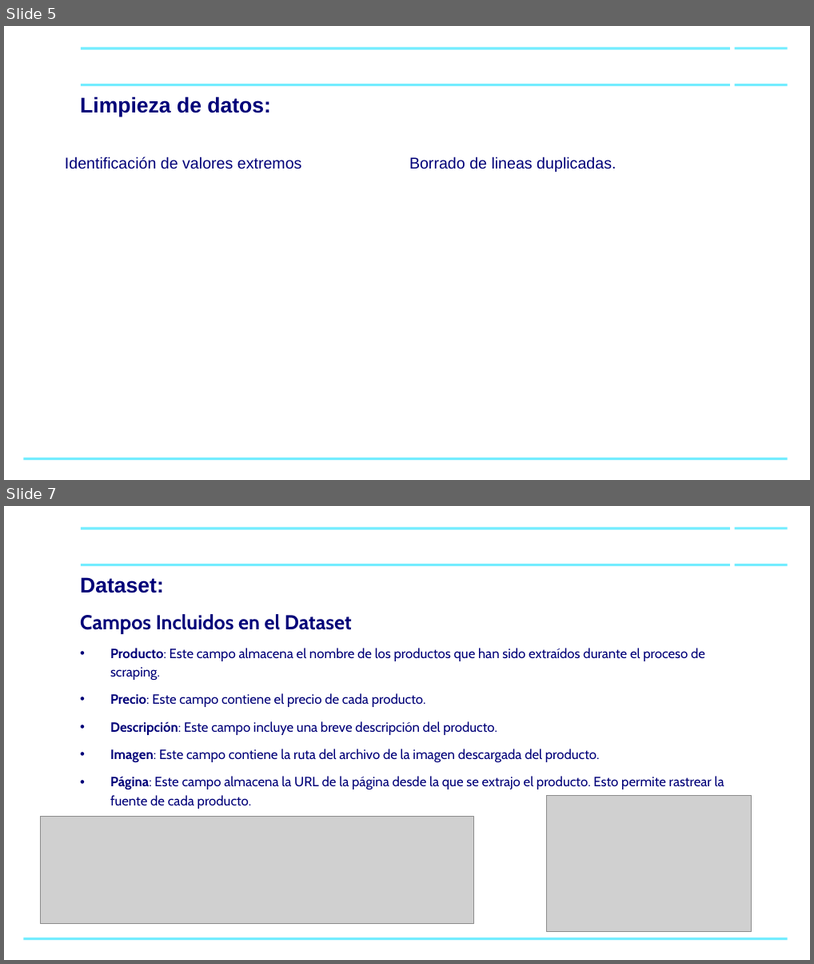
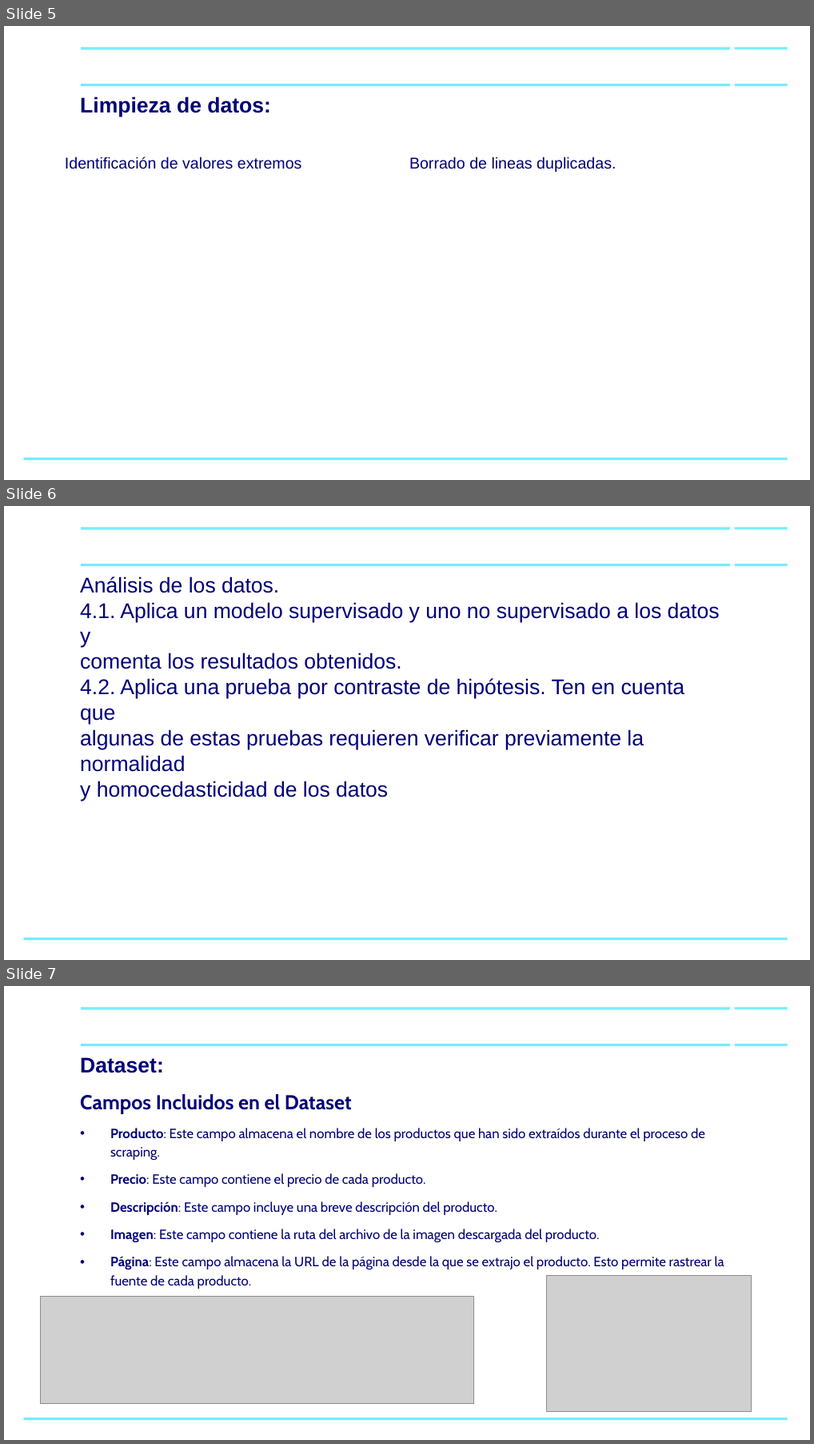
Before and after one commit to jgonzalezon/PR2, a slide deck: Ingresos.pptx. Shown one above the other, each under a label of ours: slides 5 and 7 before the commit, slides 5, 6 and 7 after it; the slides between them are not shown. The pictures are 814x964 and 814x1444 pixels, drawn with LibreOffice and Linux fonts; fonts in the diff are those of the drawing; grey boxes stand for pictures; background and template pictures are left out. Boxes give left, top, right and bottom in pixels: in the first picture for what was removed or moved away, otherwise in the second. Text is boxed around its words. In the diff, an @@ line names an element or a change of style, - is before the commit and + after.

```diff
--- a/Ingresos.pptx
+++ b/Ingresos.pptx
@@ slide 6 added at [4,506,810,960], background #FFFFFF; not listed: 5 template elements that a slide beside it also shows @@
@@ title added at [80,576,720,800], 19 pt, text #000078 @@
+Análisis de los datos.
+4.1. Aplica un modelo supervisado y uno no supervisado a los datos y
+comenta los resultados obtenidos.
+4.2. Aplica una prueba por contraste de hipótesis. Ten en cuenta que
+algunas de estas pruebas requieren verificar previamente la normalidad
+y homocedasticidad de los datos
```
Also in this commit, not shown: 1 slide removed, 2 other files.
